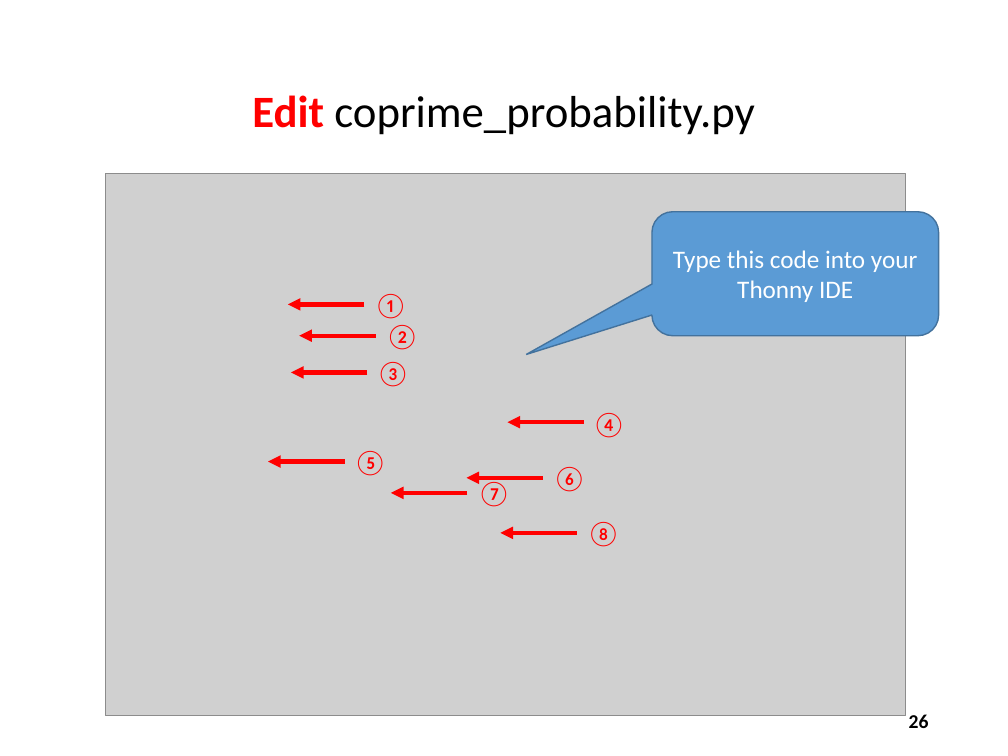
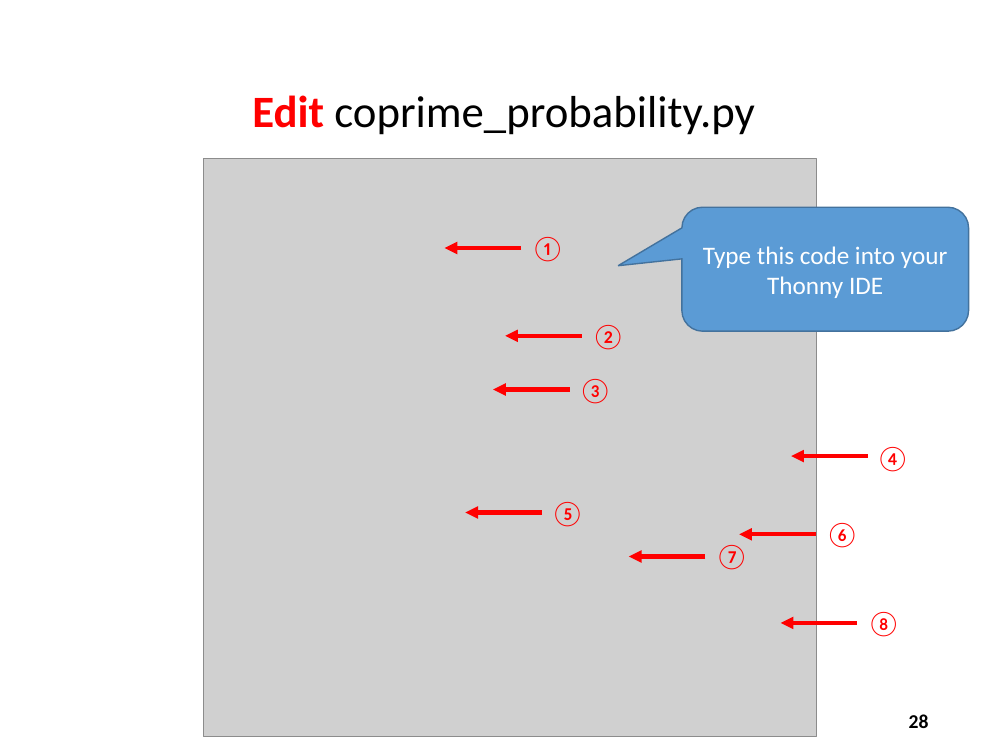
Before and after one commit to dbiersach/csi-spark-prep, a slide deck: slide 28 of slides/Session 02 - Arrays and Algorithms/Session 02 - Arrays and Algorithms.pptx (slide 26 before the commit). Drawn at 1008x756 pixels with LibreOffice and Linux fonts; fonts in the diff are those of the drawing; grey boxes stand for pictures. Boxes give left, top, right and bottom in pixels: in the first picture for what was removed or moved away, otherwise in the second. Text is boxed around its words. In the diff, an @@ line names an element or a change of style, - is before the commit and + after.

```diff
--- a/slides/Session 02 - Arrays and Algorithms/Session 02 - Arrays and Algorithms.pptx
+++ b/slides/Session 02 - Arrays and Algorithms/Session 02 - Arrays and Algorithms.pptx
@@ picture: place and size @@
-picture at box(105, 173, 905, 716)
+picture at box(203, 159, 815, 737)
@@ rounded speech box "Type this code into your ...": place and size @@
-rounded speech box "Type this code into your ..." at box(652, 212, 938, 336)
+rounded speech box "Type this code into your ..." at box(682, 208, 969, 332)
@@ rounded speech box "Type this code into your ..." at box(682, 208, 969, 332): proportions changed @@
@@ text "①": place and size @@
-text "①" at box(374, 294, 407, 319)
+text "①" at box(531, 237, 564, 262)
@@ arrow moved from (364, 304) - (288, 304) to (521, 248) - (445, 248) @@
@@ text "②": place and size @@
-text "②" at box(386, 325, 419, 350)
+text "②" at box(592, 325, 625, 350)
@@ arrow moved from (376, 336) - (299, 336) to (582, 336) - (505, 336) @@
@@ arrow moved from (368, 372) - (291, 372) to (570, 389) - (493, 389) @@
@@ text "③": place and size @@
-text "③" at box(376, 362, 409, 387)
+text "③" at box(579, 379, 612, 404)
@@ text "④": place and size @@
-text "④" at box(592, 413, 625, 438)
+text "④" at box(876, 447, 909, 472)
@@ arrow moved from (584, 422) - (507, 422) to (868, 456) - (791, 456) @@
@@ text "⑤": place and size @@
-text "⑤" at box(354, 451, 387, 476)
+text "⑤" at box(551, 502, 584, 527)
@@ arrow moved from (345, 462) - (268, 462) to (542, 512) - (466, 512) @@
@@ text "⑦": place and size @@
-text "⑦" at box(477, 481, 510, 507)
+text "⑦" at box(715, 545, 748, 570)
@@ arrow moved from (543, 478) - (467, 478) to (815, 534) - (739, 534) @@
@@ text "⑥": place and size @@
-text "⑥" at box(553, 467, 586, 492)
+text "⑥" at box(826, 523, 859, 548)
@@ arrow moved from (468, 493) - (391, 493) to (706, 556) - (629, 556) @@
@@ arrow moved from (577, 533) - (500, 533) to (857, 623) - (781, 623) @@
@@ text "⑧": place and size @@
-text "⑧" at box(587, 522, 620, 547)
+text "⑧" at box(867, 612, 900, 637)
@@ page number at box(909, 714, 929, 728): text changed @@
-26
+28
```
Also in this commit, not shown: 6 other slides changed, 2 slides added, 3 other files.
